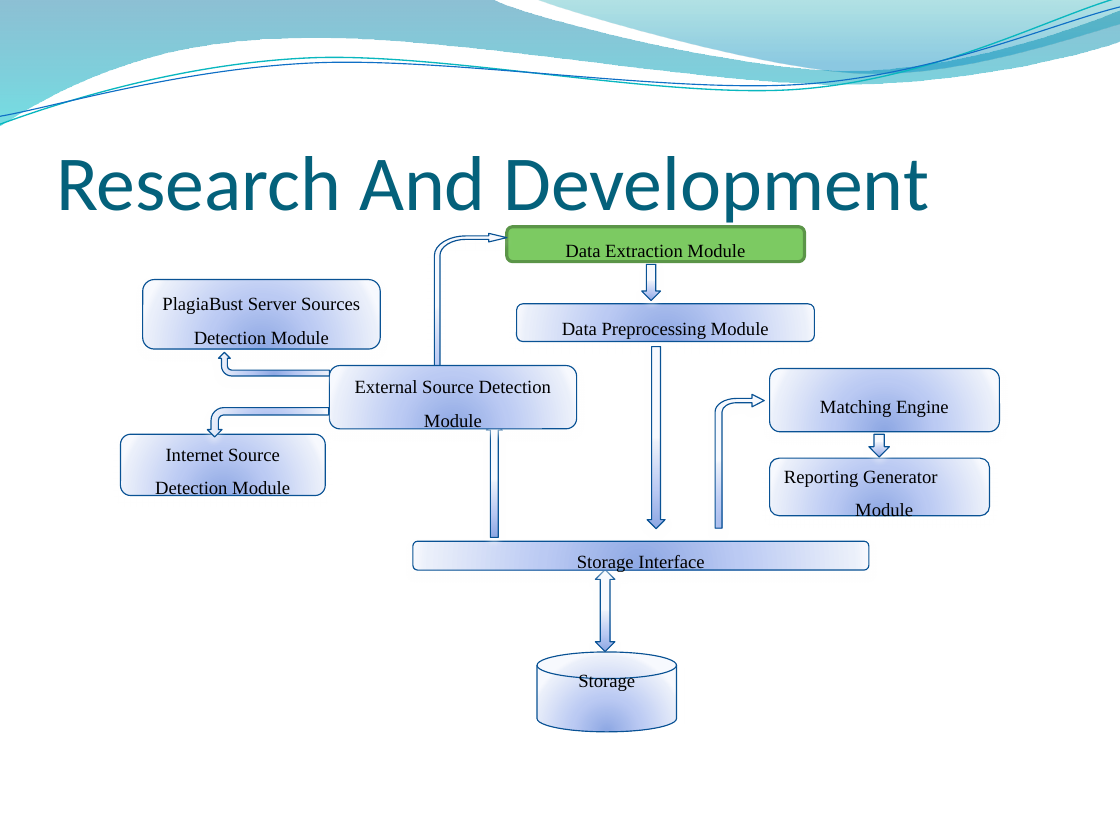
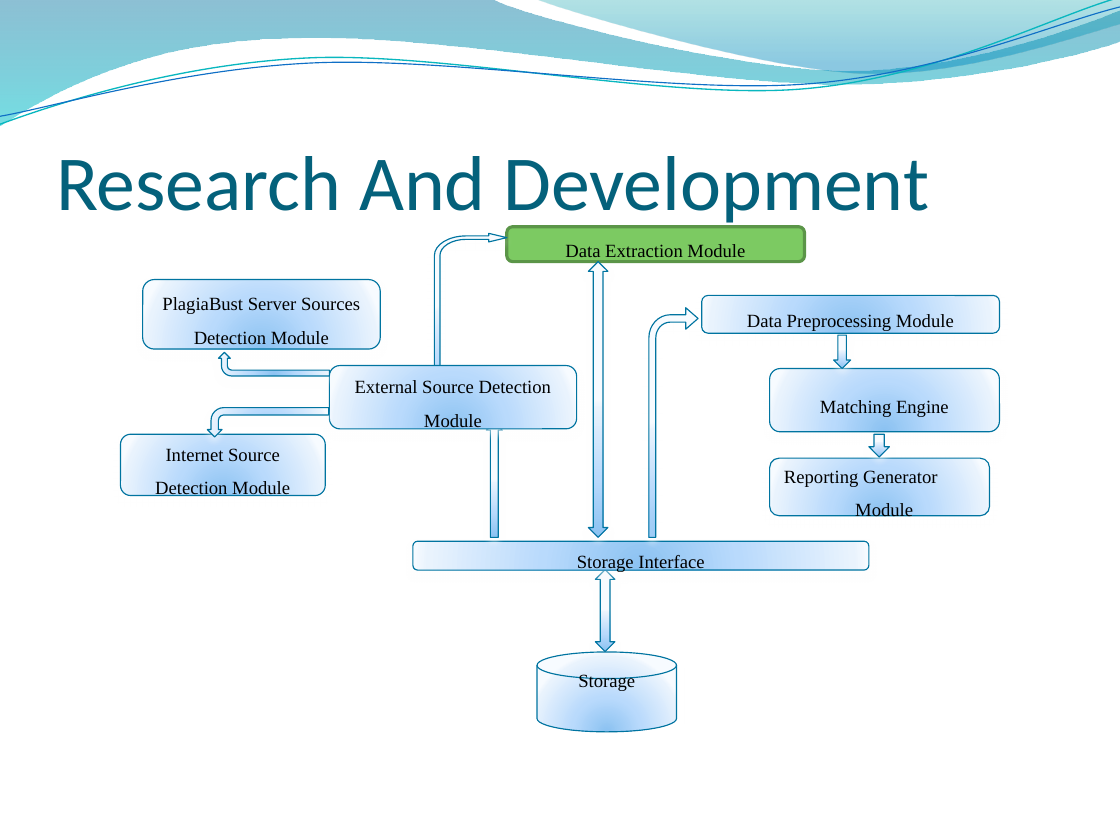
Before and after one commit to rohan501206/project-plagiabust, a slide deck: slide 15 of project docs/Final Presentation.pptx. Drawn at 1120x840 pixels with LibreOffice and Linux fonts; fonts in the diff are those of the drawing; background and template pictures are left out. Boxes give left, top, right and bottom in pixels: in the first picture for what was removed or moved away, otherwise in the second. Text is boxed around its words. In the diff, an @@ line names an element or a change of style, - is before the commit and + after.

```diff
--- a/project docs/Final Presentation.pptx
+++ b/project docs/Final Presentation.pptx
@@ up down arrow added at (x1=588, y1=262, x2=607, y2=538), fill gradient #8BC2F1 to #B9DBFD to #EAF3FE to #F8FBFF, outline #0074A1 0.75 pt @@
@@ down arrow removed at (x1=642, y1=264, x2=661, y2=300) @@
@@ rounded rectangle "Data Preprocessing Module" moved from (x1=516, y1=304, x2=814, y2=342) to (x1=702, y1=296, x2=1000, y2=334) @@
@@ freeform shape resized from (x1=716, y1=394, x2=765, y2=528) to (x1=648, y1=308, x2=698, y2=538) @@
@@ fill gradient #8DA8E3 to #BBCBF3 to #EAEFFB to #F7F9FF to gradient #8BC2F1 to #B9DBFD to #EAF3FE to #F8FBFF; outline #095295 0.75 pt to #0074A1 0.75 pt; shadow changed in 16 elements at (x1=121, y1=435, x2=326, y2=496), (x1=413, y1=541, x2=869, y2=570), (x1=769, y1=368, x2=999, y2=431), (x1=536, y1=652, x2=676, y2=731), (x1=769, y1=458, x2=989, y2=515), (x1=329, y1=365, x2=577, y2=429), (x1=142, y1=280, x2=380, y2=349), (x1=702, y1=296, x2=1000, y2=334), (x1=596, y1=570, x2=615, y2=652), (x1=435, y1=233, x2=507, y2=382), (x1=869, y1=435, x2=889, y2=457), (x1=486, y1=422, x2=502, y2=538), (x1=218, y1=353, x2=329, y2=376), (x1=207, y1=408, x2=328, y2=437), (x1=648, y1=308, x2=698, y2=538), (x1=833, y1=335, x2=850, y2=368) @@
@@ down arrow resized from (x1=647, y1=346, x2=665, y2=529) to (x1=833, y1=335, x2=850, y2=368) @@
```
Also in this commit, not shown: 4 other slides changed, 1 slide removed.
